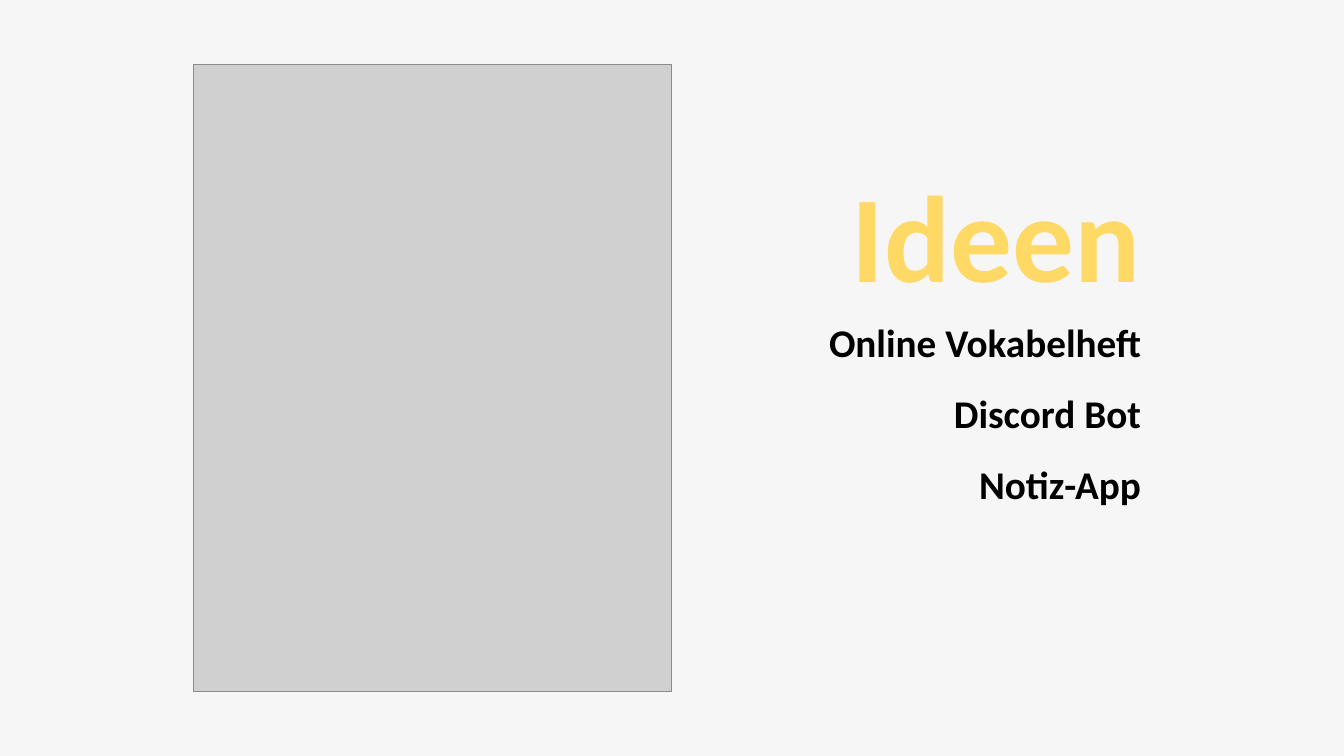
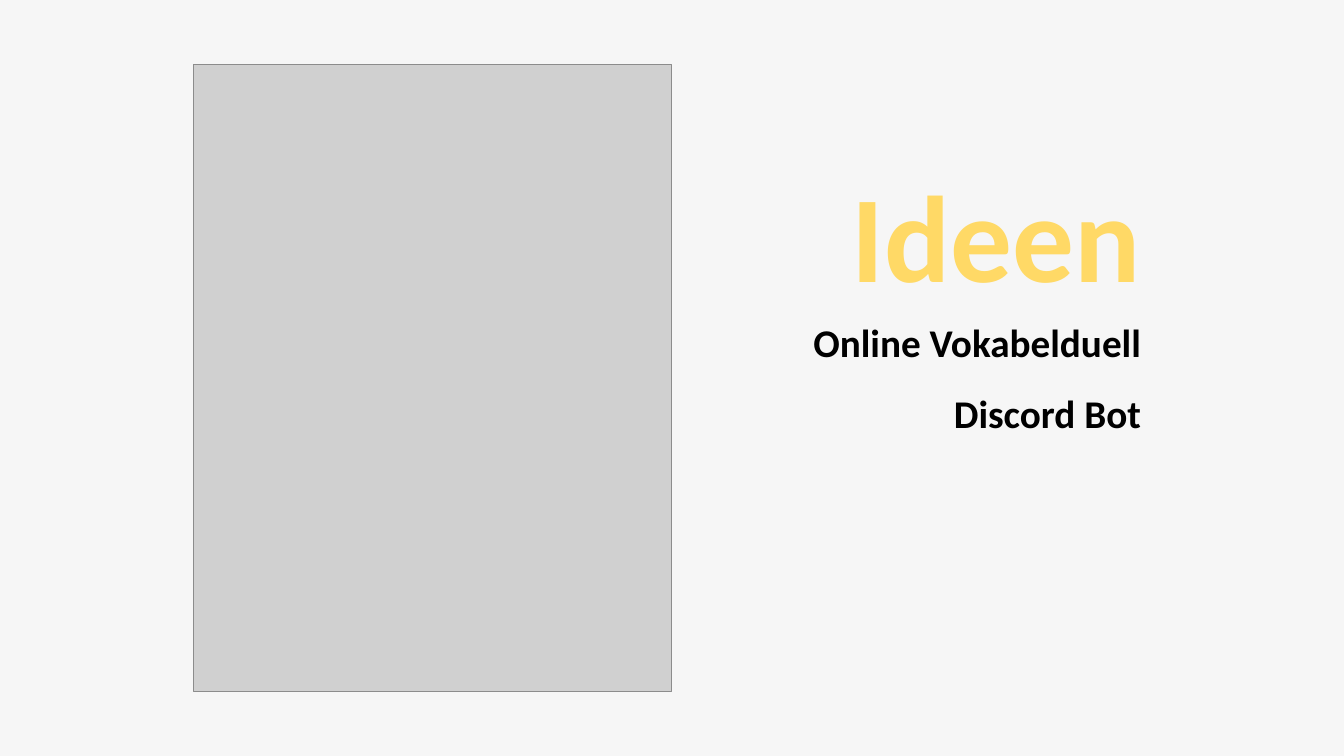
Before and after one commit to CptCringe/SYPProjekt, a slide deck: slide 10 of Präsentation/Syp-Projekt-Ideen.pptx (slide 6 before the commit). Drawn at 1344x756 pixels with LibreOffice and Linux fonts; fonts in the diff are those of the drawing; grey boxes stand for pictures; background and template pictures are left out. Boxes give left, top, right and bottom in pixels: in the first picture for what was removed or moved away, otherwise in the second. Text is boxed around its words. In the diff, an @@ line names an element or a change of style, - is before the commit and + after.

```diff
--- a/Präsentation/Syp-Projekt-Ideen.pptx
+++ b/Präsentation/Syp-Projekt-Ideen.pptx
@@ text at (813, 329, 1141, 358): text changed @@
-Online Vokabelheft
+Online Vokabelduell
@@ text removed at (979, 471, 1141, 505) @@
-Notiz-App
```
Also in this commit, not shown: 3 other slides changed, 4 slides added, 2 slides removed.
